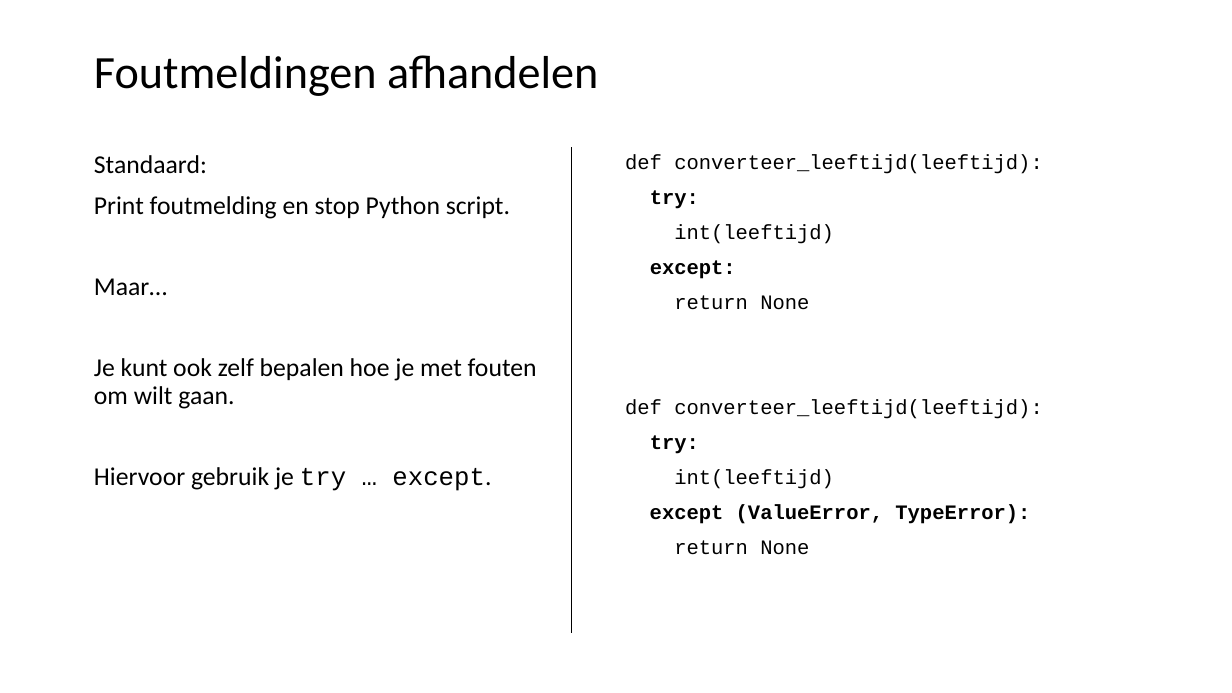
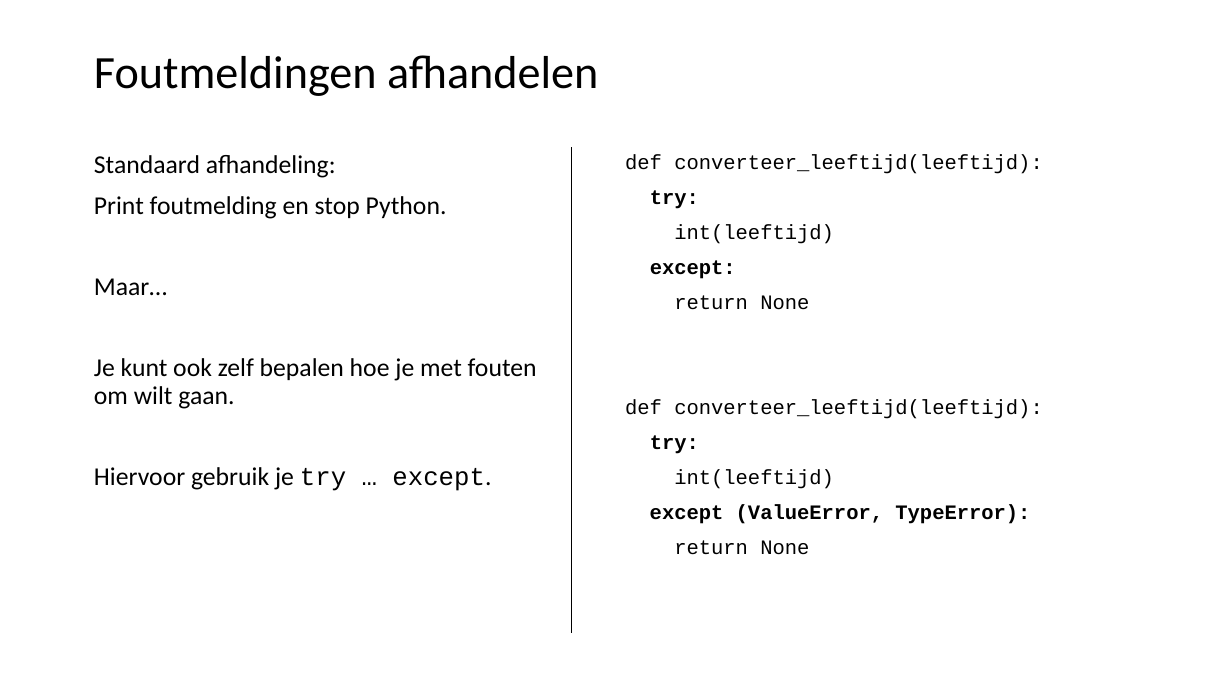
Before and after one commit to LFKoning/knowledge-sharing, a slide deck: slide 33 of python_trainees/2_production_code/python_traineeship_2.pptx (slide 31 before the commit). Drawn at 1232x693 pixels with LibreOffice and Linux fonts; fonts in the diff are those of the drawing. Boxes give left, top, right and bottom in pixels: in the first picture for what was removed or moved away, otherwise in the second. Text is boxed around its words. In the diff, an @@ line names an element or a change of style, - is before the commit and + after.

Commit message:
Update Python trainees part 2

```diff
--- a/python_trainees/2_production_code/python_traineeship_2.pptx
+++ b/python_trainees/2_production_code/python_traineeship_2.pptx
@@ text at box(94, 155, 447, 219): text changed @@
-Standaard:
-Print foutmelding en stop Python script.
+Standaard afhandeling:
+Print foutmelding en stop Python.
```
Also in this commit, not shown: 25 other slides changed, 5 slides added, 3 slides removed, 15 other files.
